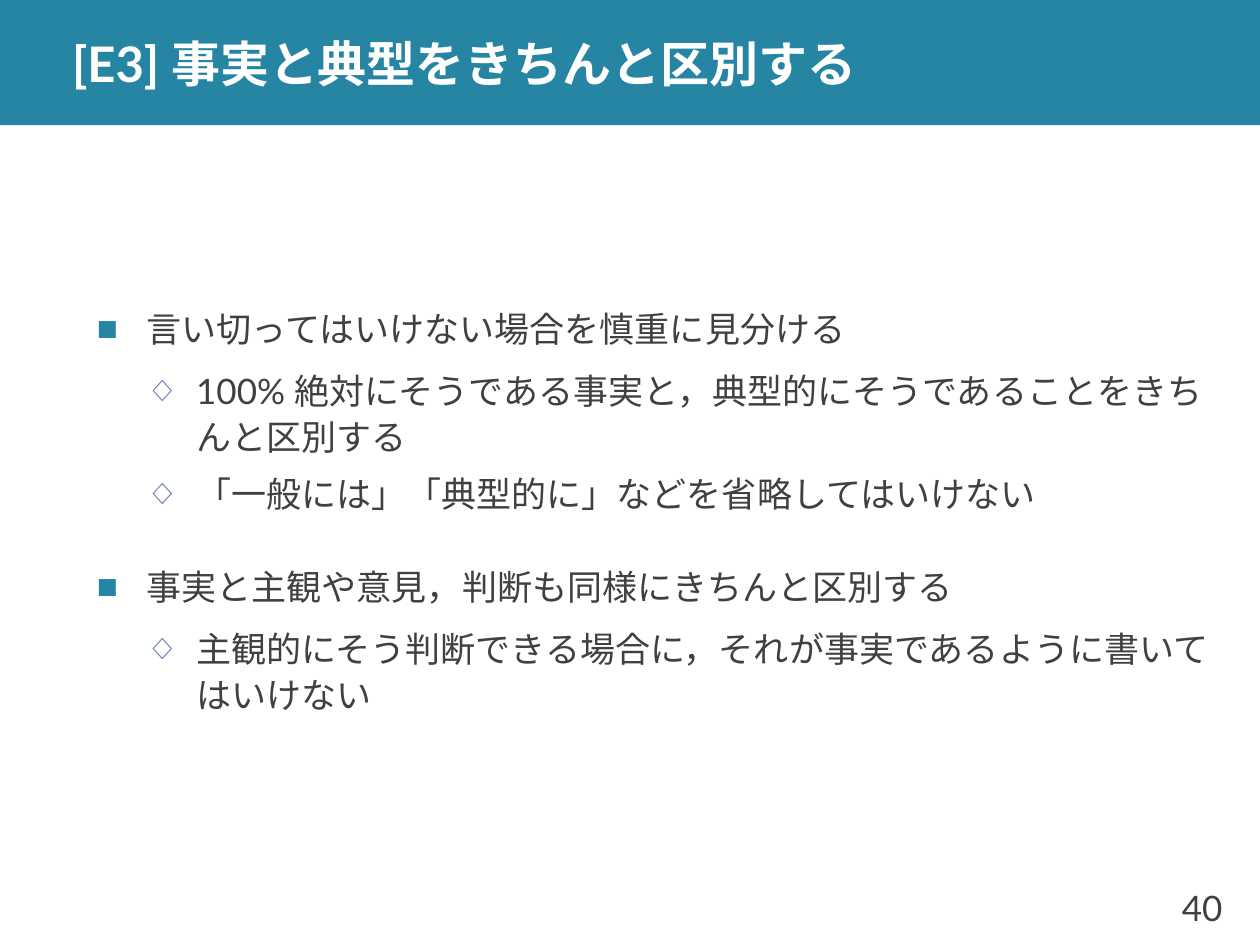
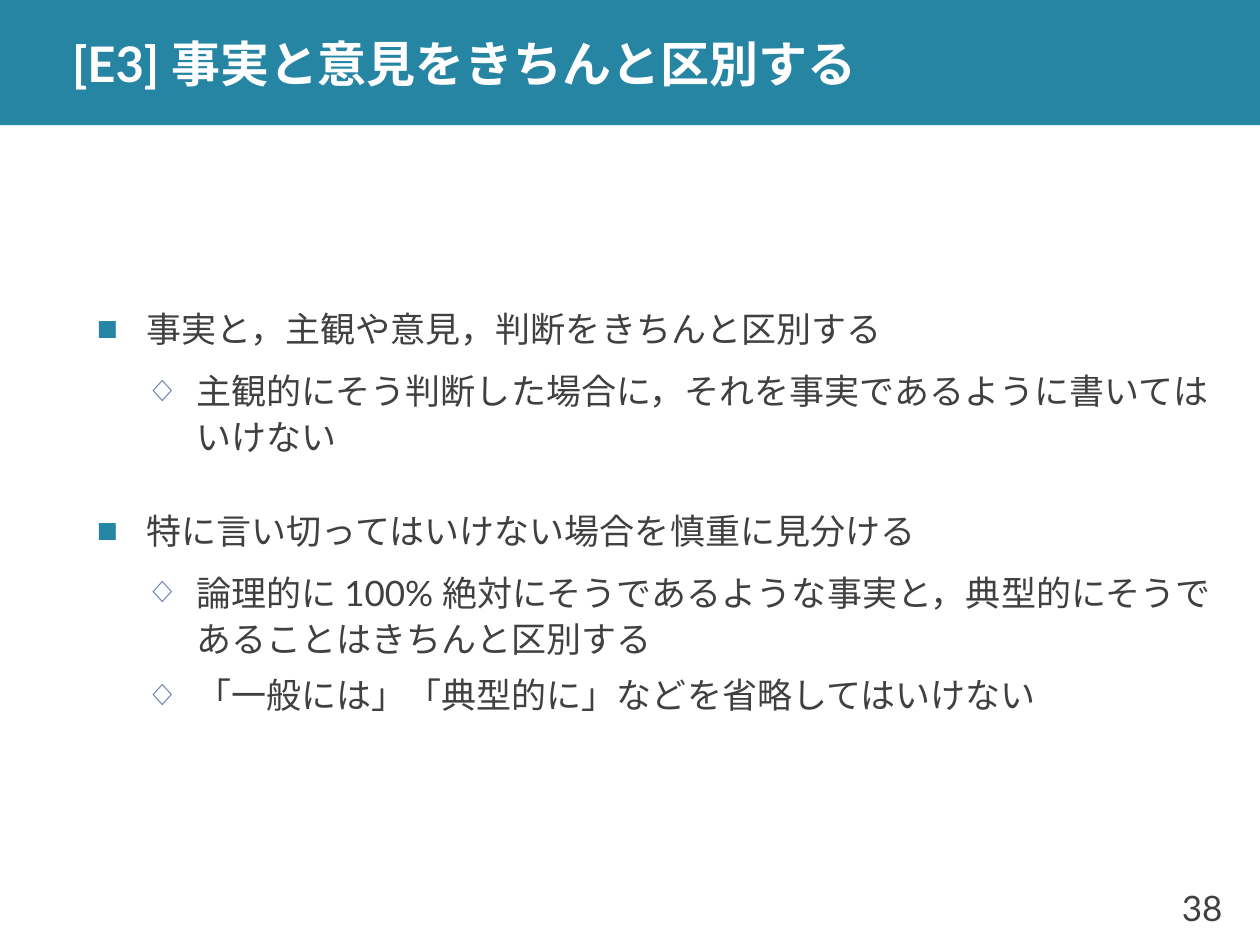
Before and after one commit to shioya-lab/how-to, a slide deck: slide 38 of writing.pptx (slide 40 before the commit). Drawn at 1260x945 pixels with LibreOffice and Linux fonts; fonts in the diff are those of the drawing. Boxes give left, top, right and bottom in pixels: in the first picture for what was removed or moved away, otherwise in the second. Text is boxed around its words. In the diff, an @@ line names an element or a change of style, - is before the commit and + after.

Commit message:
文章の書き方の通し番号が間違っていたのを修正

```diff
--- a/writing.pptx
+++ b/writing.pptx
@@ title at (x1=72, y1=40, x2=856, y2=90): text changed @@
-[E3] 事実と典型をきちんと区別する
+[E3] 事実と意見をきちんと区別する
@@ text at (x1=147, y1=312, x2=1210, y2=655): text changed @@
-■ 言い切ってはいけない場合を慎重に見分ける
-  ◇ 100% 絶対にそうである事実と，典型的にそうであることをきちんと区別する
+■ 事実と，主観や意見，判断をきちんと区別する
+  ◇ 主観的にそう判断した場合に，それを事実であるように書いてはいけない
+■ 特に言い切ってはいけない場合を慎重に見分ける
+  ◇ 論理的に 100% 絶対にそうであるような事実と，典型的にそうであることはきちんと区別する
@@ text at (x1=147, y1=570, x2=1208, y2=710): paragraphs removed @@
-■ 事実と主観や意見，判断も同様にきちんと区別する
-  ◇ 主観的にそう判断できる場合に，それが事実であるように書いてはいけない
@@ page number at (x1=1182, y1=895, x2=1223, y2=922): text changed @@
-40
+38
```
Also in this commit, not shown: 2 other slides changed, 2 slides removed, 1 other file.
